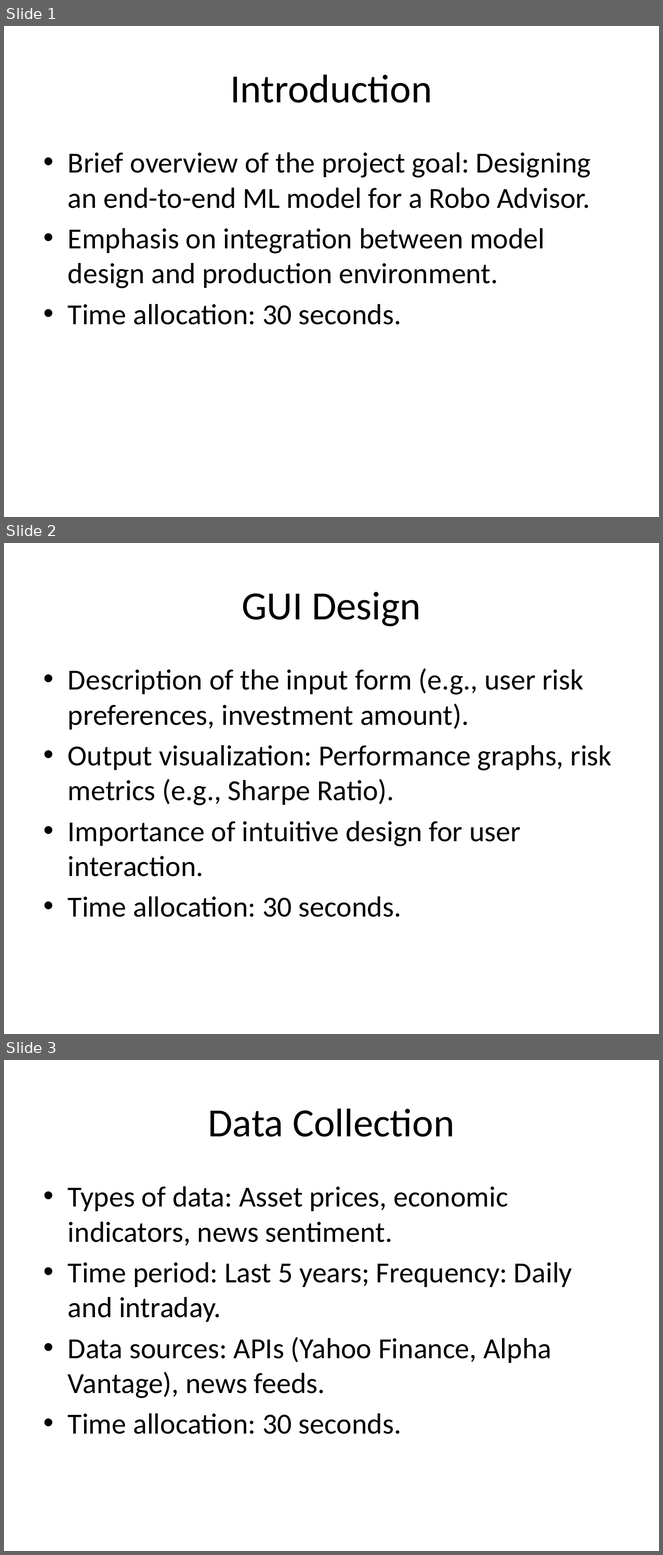
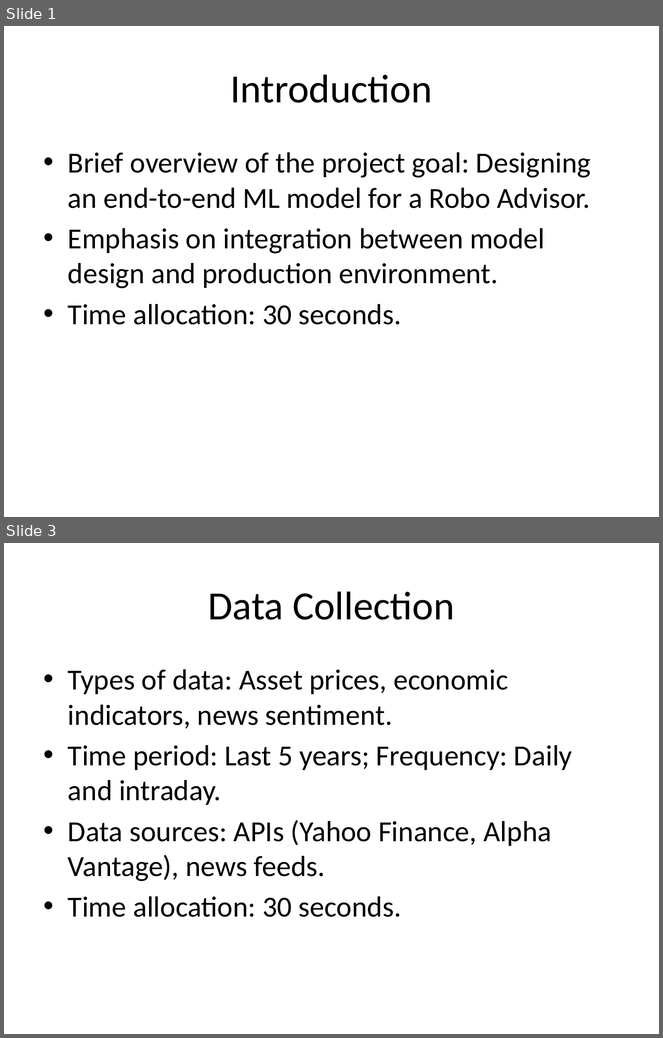
Before and after one commit to kauser-cse-buet/algo_trader, a slide deck: presentation/ML_Project_Proposal_Presentation.pptx. Shown one above the other, each under a label of ours: slides 1, 2 and 3 before the commit, slides 1 and 3 after it; the slides between them are not shown. The pictures are 663x1555 and 663x1038 pixels, drawn with LibreOffice and Linux fonts; fonts in the diff are those of the drawing. Boxes give left, top, right and bottom in pixels: in the first picture for what was removed or moved away, otherwise in the second. Text is boxed around its words. In the diff, an @@ line names an element or a change of style, - is before the commit and + after.

Commit message:
update

```diff
--- a/presentation/ML_Project_Proposal_Presentation.pptx
+++ b/presentation/ML_Project_Proposal_Presentation.pptx
@@ slide 2 removed at (4, 543, 659, 1034), background #FFFFFF @@
@@ title removed at (242, 592, 421, 627) @@
-GUI Design
@@ text removed at (68, 668, 612, 917) @@
-• Description of the input form (e.g., user risk preferences, investment amount).
-• Output visualization: Performance graphs, risk metrics (e.g., Sharpe Ratio).
-• Importance of intuitive design for user interaction.
-• Time allocation: 30 seconds.
```
Also in this commit, not shown: 1 slide added.
